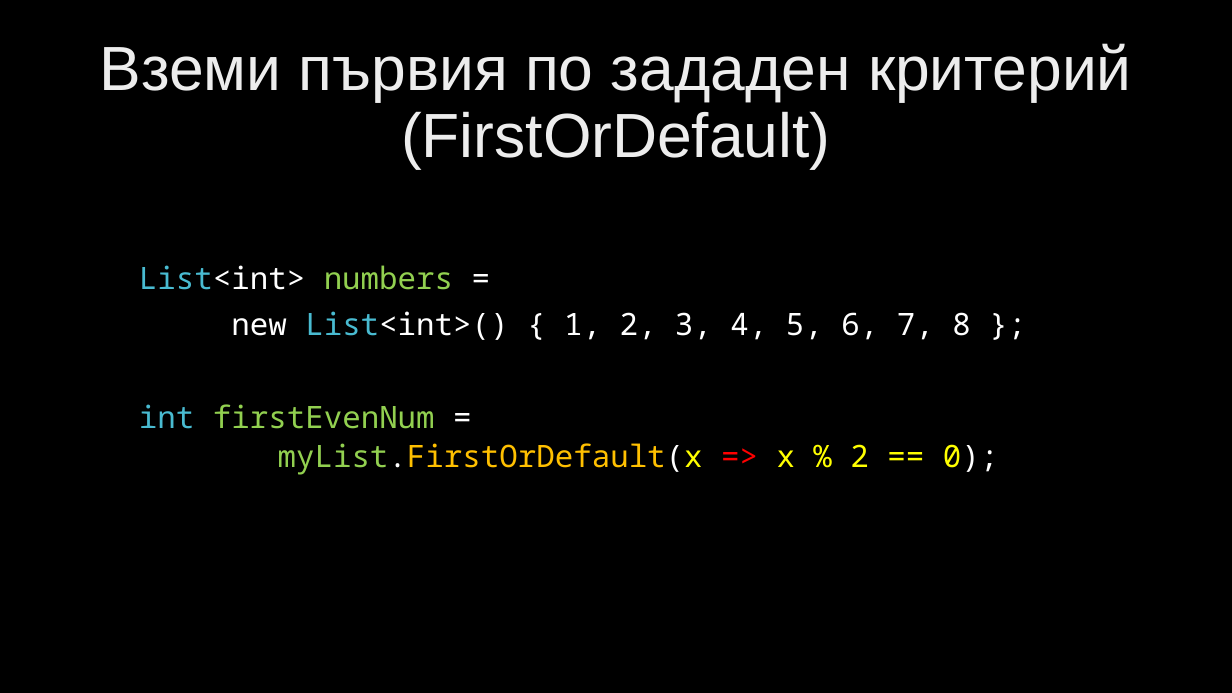
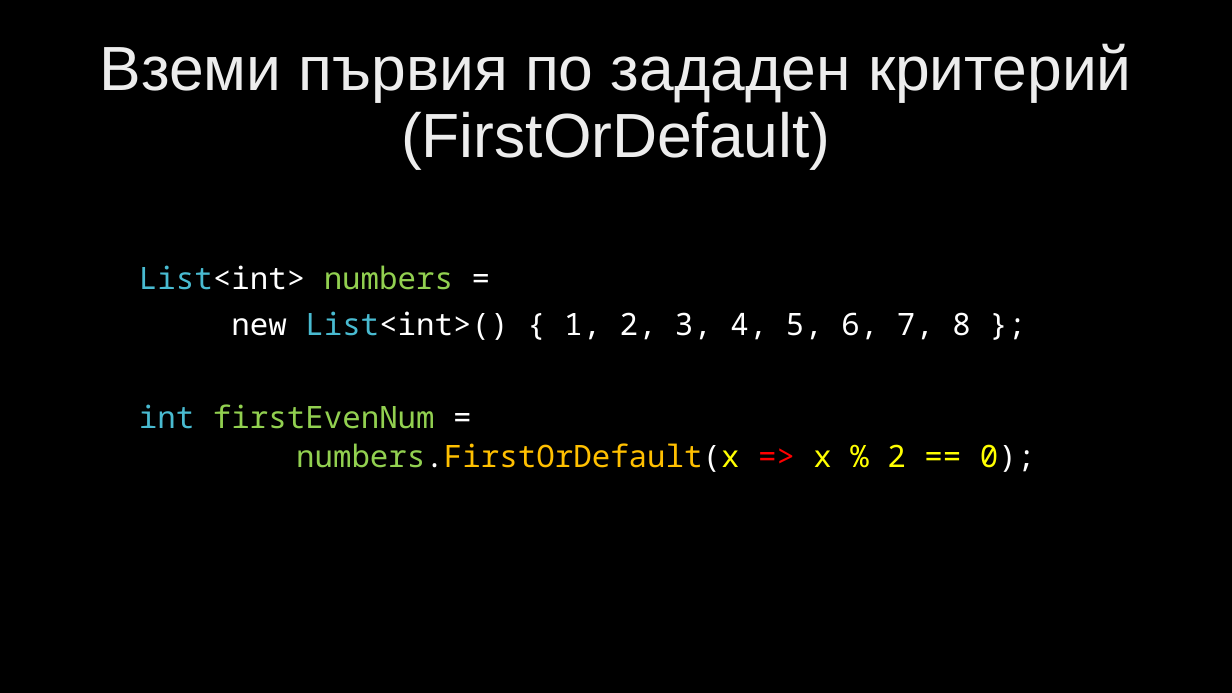
Before and after one commit to velizar92/CSharp-Programming-Presentations, a slide deck: slide 41 of C# Intermediate.pptx. Drawn at 1232x693 pixels with LibreOffice and Linux fonts; fonts in the diff are those of the drawing; background and template pictures are left out. Boxes give left, top, right and bottom in pixels: in the first picture for what was removed or moved away, otherwise in the second. Text is boxed around its words. In the diff, an @@ line names an element or a change of style, - is before the commit and + after.

Commit message:
Slight fix in LINQ data

```diff
--- a/C# Intermediate.pptx
+++ b/C# Intermediate.pptx
@@ text at (296, 443, 1035, 472): text changed @@
-  myList.FirstOrDefault(x => x % 2 == 0);
+  numbers.FirstOrDefault(x => x % 2 == 0);
```
